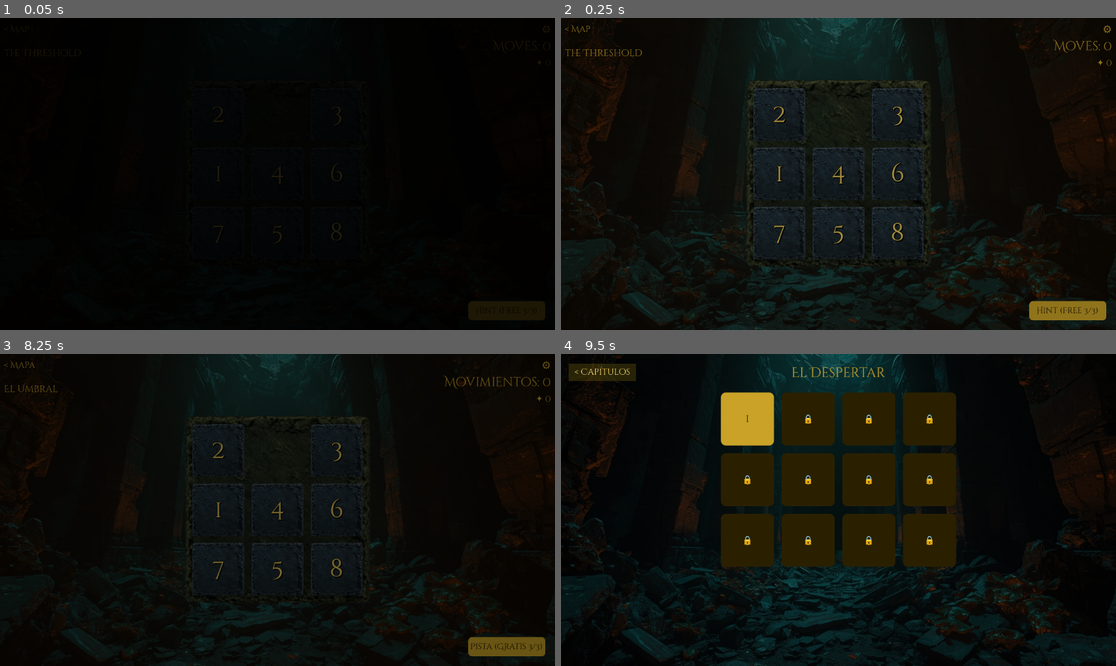
Above: before the commit, frames 1-4 (two rows, left to right).
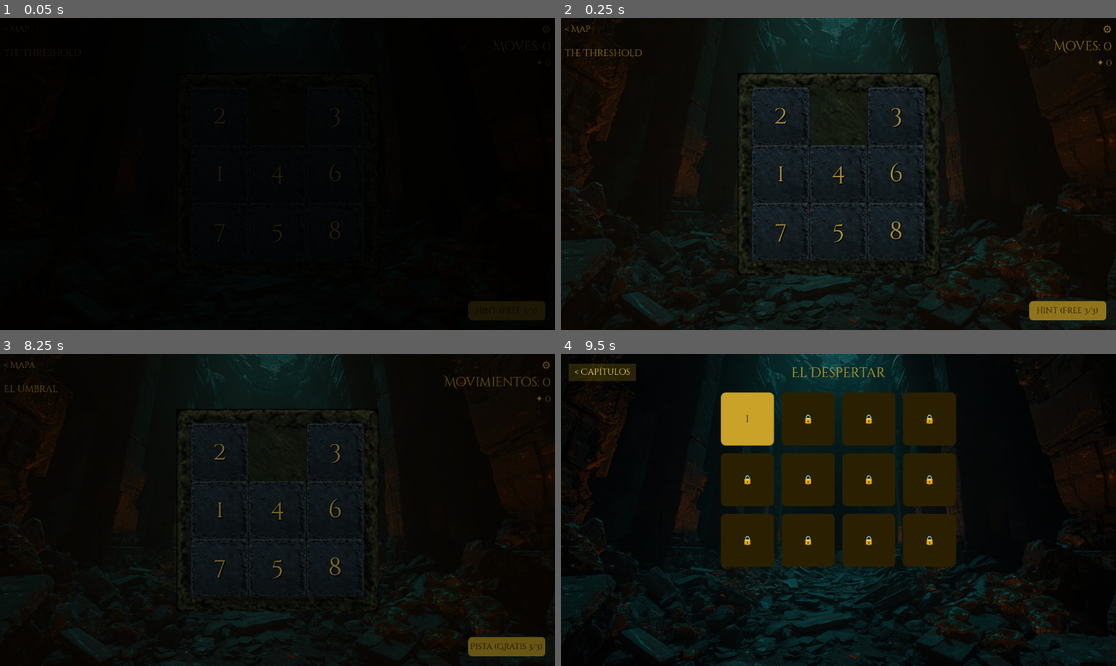
Above: after the commit, the same moments.

Repository: teologoeretico1975/LeTavoleDiAshan
Game: Godot game, scene res://scenes/game/GameBoard.tscn
The game is run twice, just before and just after one commit, with the same random seed, the same clock (stepped at 60 frames per second) and the same inputs. This scene is started directly instead of the project's main scene.
Inputs:
- Up to frame 1 (0.05 s): no input
- Up to frame 2 (0.25 s): no input
- Up to frame 3 (8.25 s): click "⚙" at 0.5 s; click "IT" at 1.25 s; click "EN" at 2 s; click "ES" at 2.75 s; click "IT" at 3.5 s; click "EN" at 4.25 s; click "ES" at 5 s; click "IT" at 5.75 s; click "EN" at 6.5 s; click "ES" at 7.25 s; click "< Back" at 8 s
- Up to frame 4 (9.5 s): click "< Mapa" at 8.75 s

The runs differ from the first frame. In frame 1, 0.1% of the frame differs, in the area x 38-62%, y 28-73%; in frame 2, 2.8%, in the area x 31-69%, y 17-83%; in frame 3, 1.2%; in frame 4, nothing differs.

Commit message:
Update stone tile texture, remove gap between tiles
- Replace stonetile256x256.png with updated version
- TILE_GAP 3.0 -> 0.0: tiles are now perfectly adjacent

Co-Authored-By: Claude Sonnet 4.6 <noreply@anthropic.com>

Diff:
--- a/scripts/ui/GameBoard.gd
+++ b/scripts/ui/GameBoard.gd
@@ -32,7 +32,7 @@
 # ---------------------------------------------------------------------------
 
 const TILE_SIZE: float = 120.0
-const TILE_GAP: float = 3.0
+const TILE_GAP: float = 0.0
 
 # Dimensione griglia: derivata dai dati del livello in _load_level().
 var _grid_size: int = 3
Binary file changed: assets/texture/stonetile256x256.png
